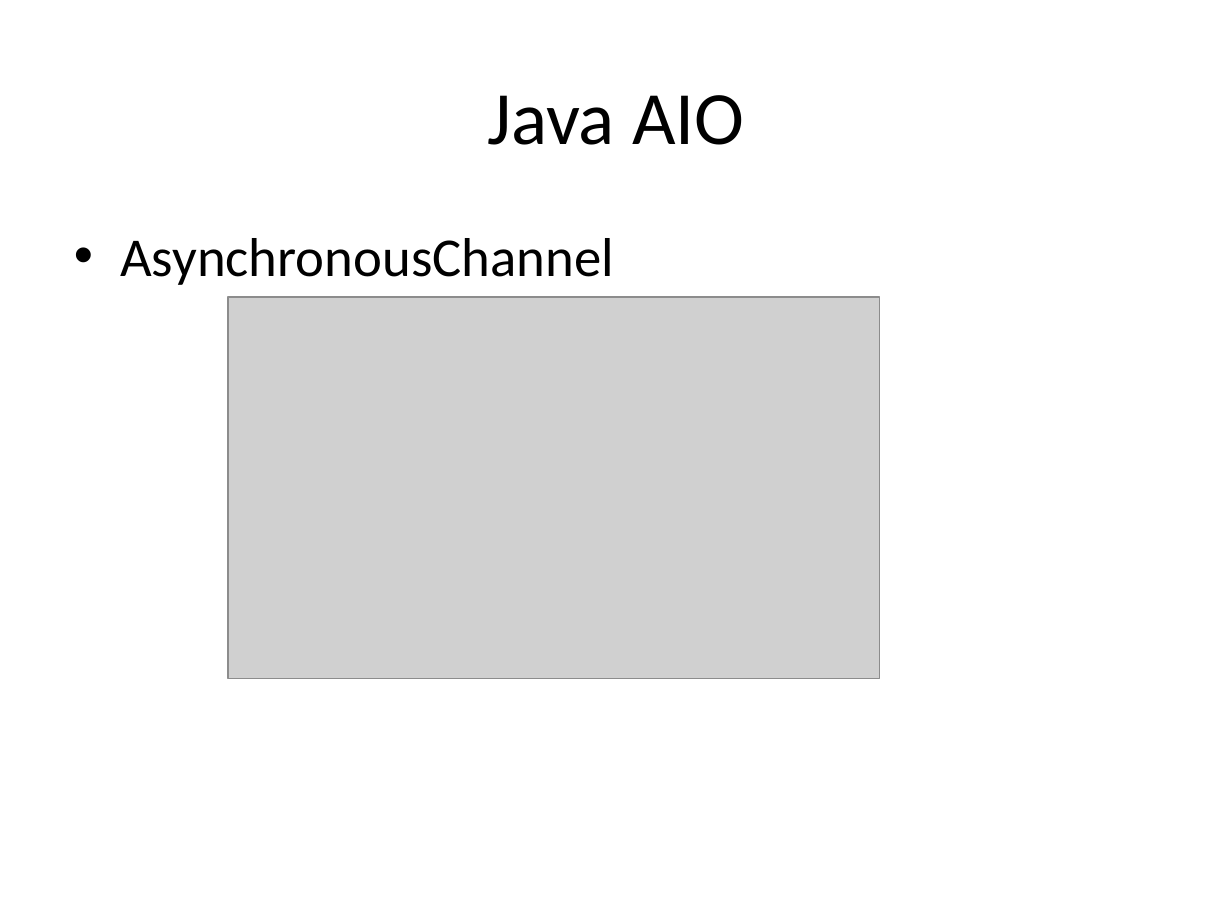
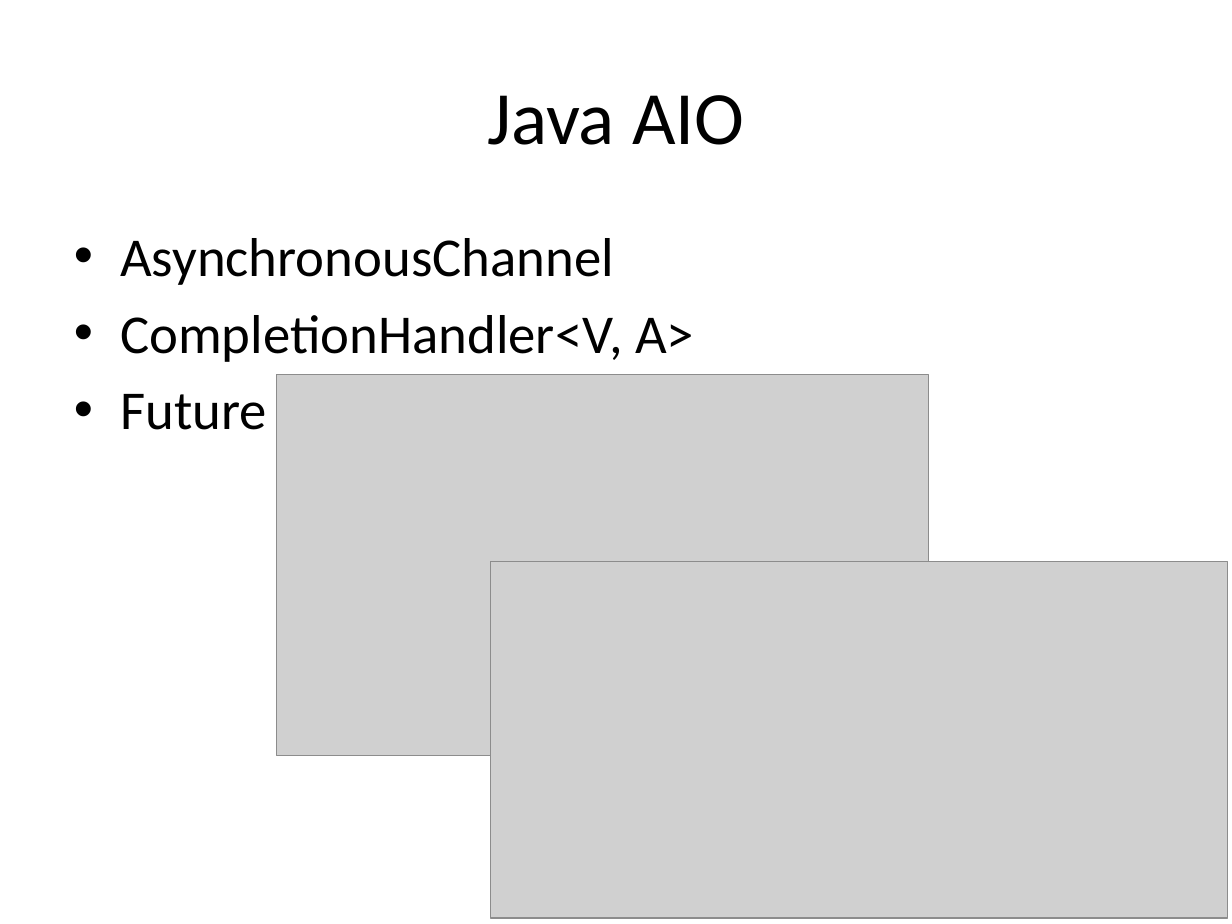
Before and after one commit to guhanjie/Knowledge-sharing, a slide deck: slide 52 of 扒一扒Java IO那些事儿.pptx (slide 47 before the commit). Drawn at 1232x924 pixels with LibreOffice and Linux fonts; fonts in the diff are those of the drawing; grey boxes stand for pictures. Boxes give left, top, right and bottom in pixels: in the first picture for what was removed or moved away, otherwise in the second. Text is boxed around its words. In the diff, an @@ line names an element or a change of style, - is before the commit and + after.

Commit message:
finish java io v0.9

```diff
--- a/扒一扒Java IO那些事儿.pptx
+++ b/扒一扒Java IO那些事儿.pptx
@@ text at [120, 315, 694, 430]: paragraphs added @@
+• CompletionHandler<V, A>
+• Future
@@ picture: place and size @@
-picture at [228, 297, 880, 678]
+picture at [276, 375, 928, 755]
@@ picture added at [490, 562, 1227, 919] @@
```
Also in this commit, not shown: 9 other slides changed, 6 slides added, 1 slide removed.
